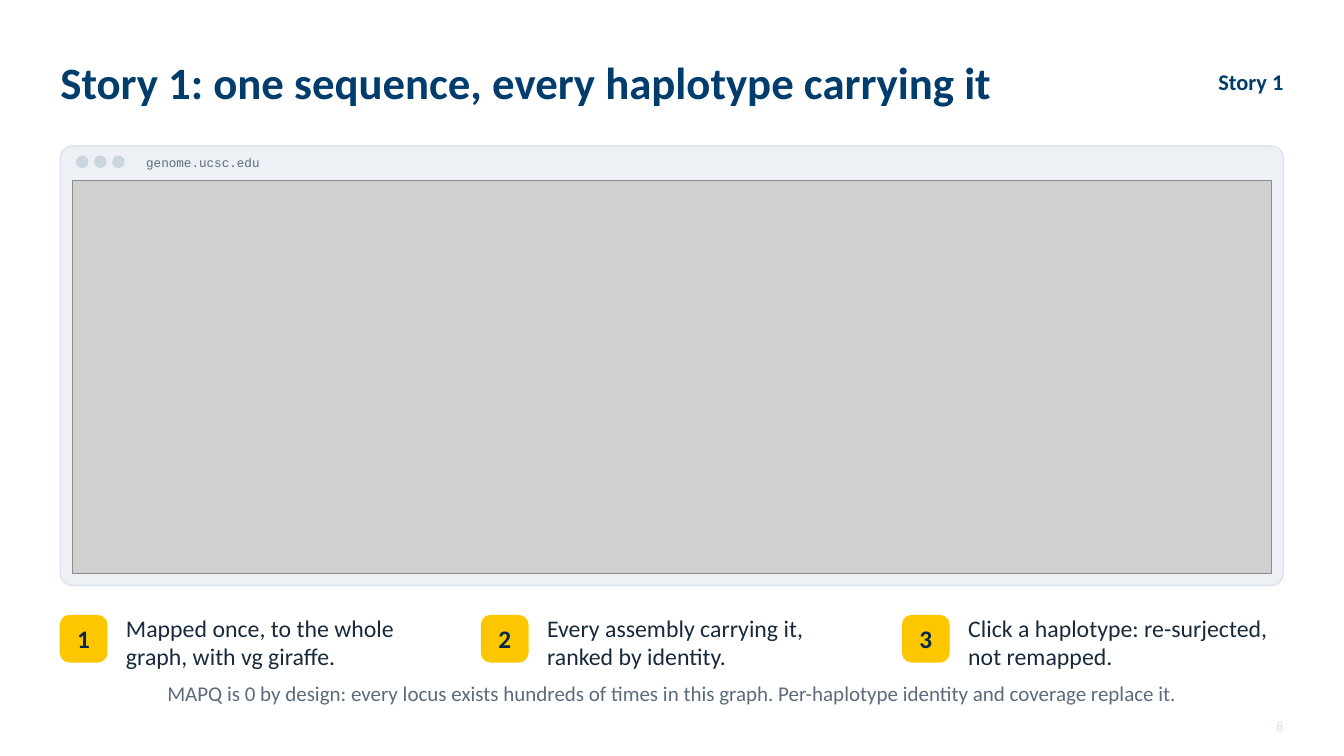
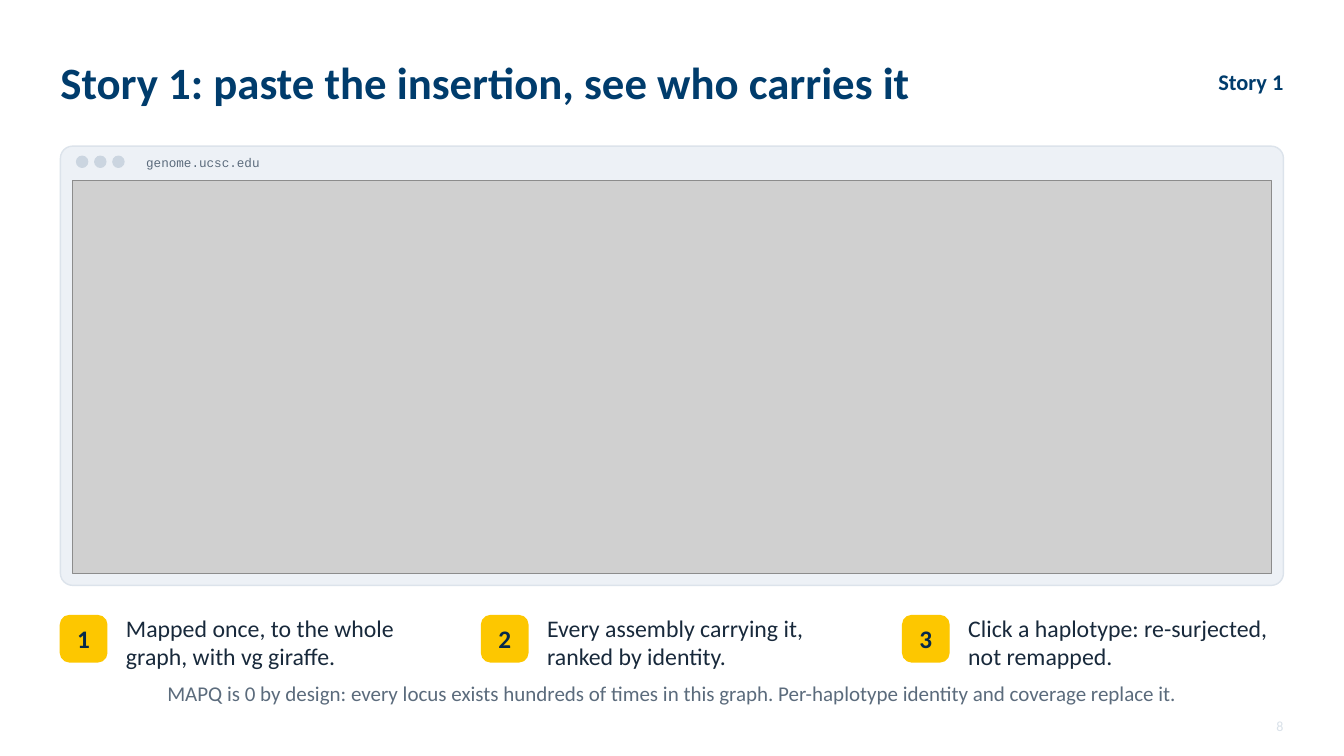
Before and after one commit to parsaeskandar/hprc_2026_poster, a slide deck: slide 8 of talk/HPRC2026_talk.pptx. Drawn at 1344x756 pixels with LibreOffice and Linux fonts; fonts in the diff are those of the drawing; grey boxes stand for pictures. Boxes give left, top, right and bottom in pixels: in the first picture for what was removed or moved away, otherwise in the second. Text is boxed around its words. In the diff, an @@ line names an element or a change of style, - is before the commit and + after.

Commit message:
Talk: elaborate the two user stories (insertion absent from GRCh38; gene known on a reference), add QuickLift-today slide, fold hgConvert into the convert slide

```diff
--- a/talk/HPRC2026_talk.pptx
+++ b/talk/HPRC2026_talk.pptx
@@ text at [60,67,909,106]: text changed @@
-Story 1: one sequence, every haplotype carrying it
+Story 1: paste the insertion, see who carries it
```
Also in this commit, not shown: 4 other slides changed, 1 slide added, 1 slide removed, 6 other files.
